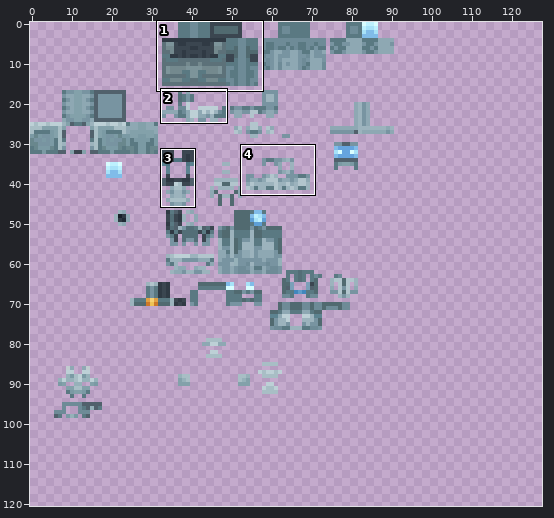
One commit to this sprite sheet: src/main/resources/assets/timeless/textures/suit/iron_man_mark_two.png. The picture above shows the old version from afar; the outline marks the close-up.
Close-up. Before:
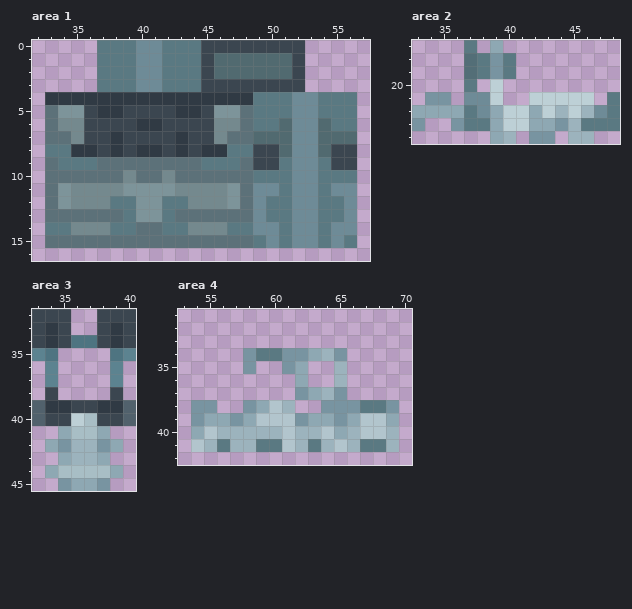
The file is 128x128 pixels. Colours within 5 levels of each other are drawn and written as one. Shown: area 1: x 32..57, y 0..16; area 2: x 33..48, y 17..24; area 3: x 33..40, y 32..45; area 4: x 53..70, y 31..42. The wide view leaves out empty margins. The commit also changed other parts of the picture, which this record leaves out.
Now the later version:
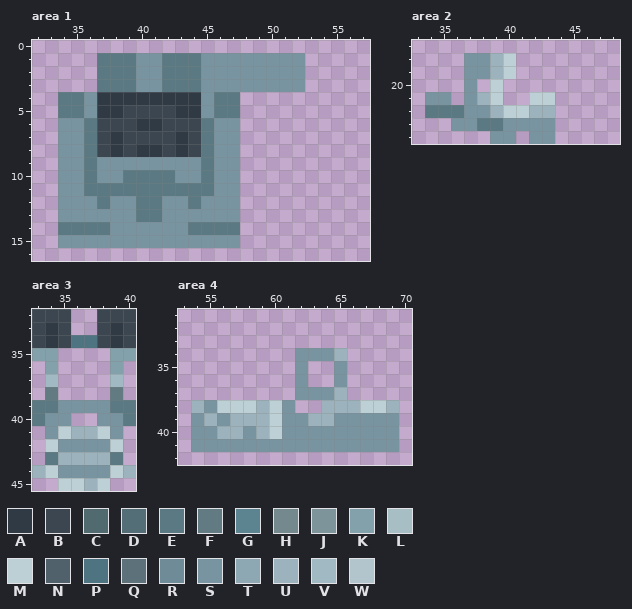
Palette (. is transparent): A #303a44  B #3b4650  C #516a70  D #536e77  E #5a7982  F #627a82  G #5c8390  H #74898e  J #7d949a  K #83a1aa  L #a8bec5  M #bdd0d6  N #51616c  P #4e7481  Q #5c7179  R #6e8b97  S #7894a1  T #8ea8b3  U #9cb3bd  V #a0b9c2  W #b2c5cd
Diff:
Changed rows in their new state; - is an unchanged pixel.
Area 1:
first column x 33:
 0 ----................----
 1 -------SS---SSSSSSSS----
 2 -------SS---SSSSSSSS----
 3 -------SS---SSSSSSSS----
 4 .EES--------SEE.........
 5 .EES--------SEE.........
 6 .SSE--------ESS.........
 7 .SSE--------ESS.........
 8 .SSE--------ESS.........
 9 .SS-SSSSSSSS-SS.........
10 .SSESSEEEESSESS.........
11 .SSEEEEEEEEEESS.........
12 .SSSESSEESSESSS.........
13 .SSSSSSEESSSSSS.........
14 .-EEESSSSSSEEE-.........
15 .SSSSSSSSSSSSSS.........
Area 2:
first column x 33:
17 ----.-.---------
18 ----SSUM--------
19 ----SSUM--------
20 ----S-----------
21 ----SU-----...-.
22 .EEESSU--UU.....
23 .---S-ESSSS.....
24 ------SS----..--
Area 3:
first column x 33:
35 KK----KK
36 -K----K-
37 -V----V-
38 -F----F-
39 EESSSSEE
40 ESS..SSE
41 -SMUUMS-
42 -M-SS-M-
43 -EU--UE-
44 UMSSSSMU
45 --MMUM--
Area 4:
first column x 54:
34 ----....-SSU----
35 ----.--.S--S----
36 --------S--S----
37 ---------SSU----
38 U-MMMUMS--UUUMMU
39 -USUUUMS-UU-SSSS
40 SS--S-MSSSSSSSSS
41 SSSSSSSSSSSSSSSS
Boxes around the changes in both close-ups, in picture pixels (x1, y1, x2, y2):
changed: (45, 40, 357, 248)
changed: (412, 40, 620, 144)
changed: (32, 348, 136, 491)
changed: (191, 348, 399, 452)
